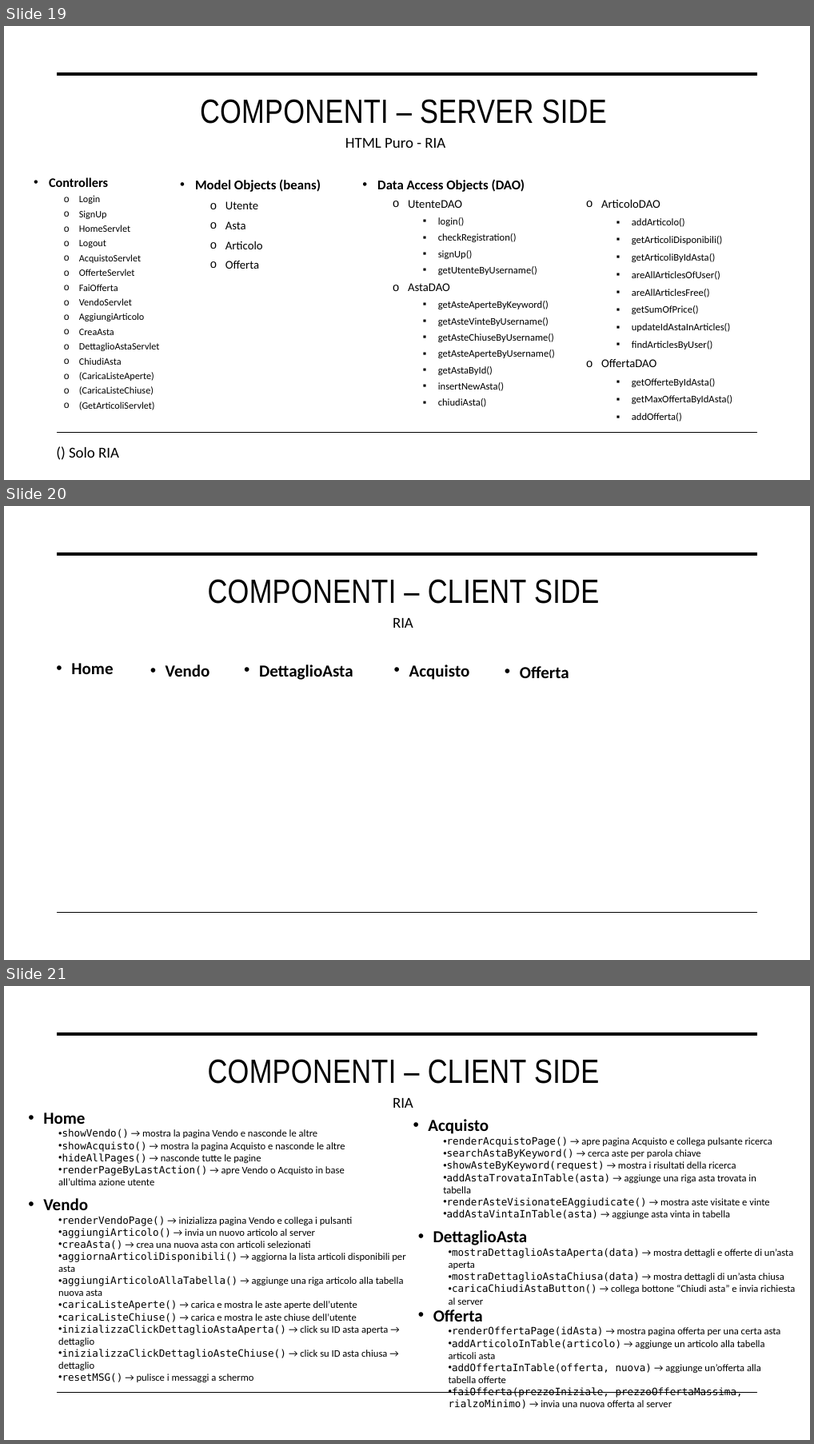
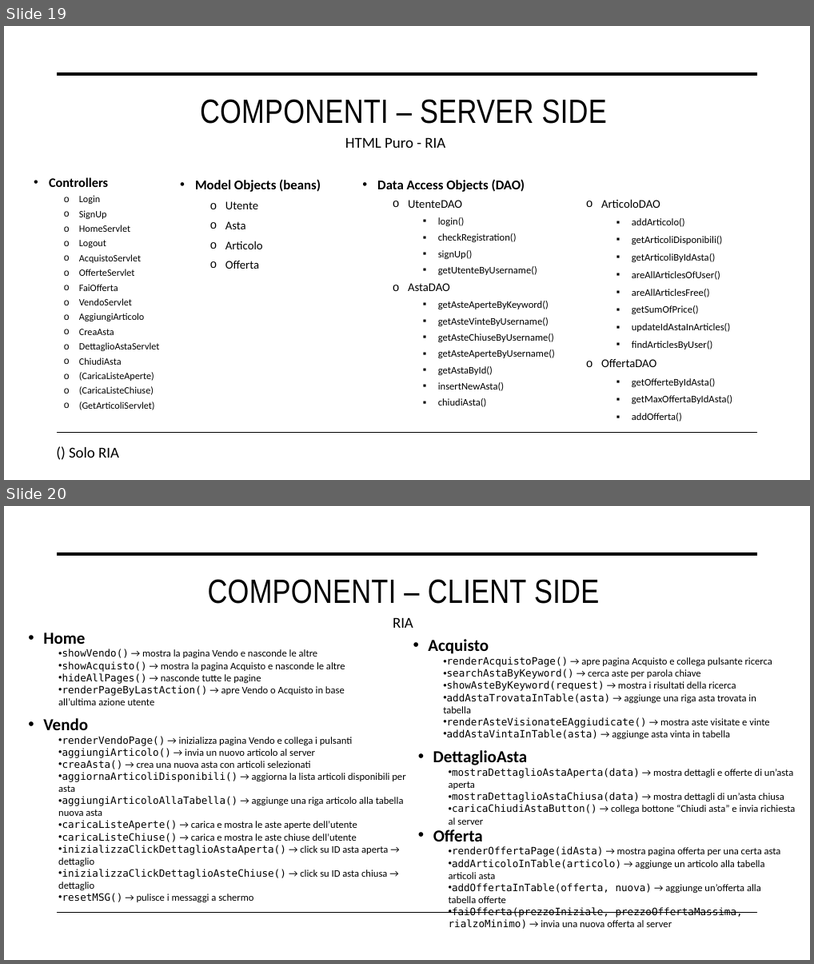
Before and after one commit to nicolospuri/AuctionSystem-Website, a slide deck: deliverables/PresentazioneProgettoTIW.pptx. Shown one above the other, each under a label of ours: slides 19, 20 and 21 before the commit, slides 19 and 20 after it. The pictures are 814x1444 and 814x964 pixels, drawn with LibreOffice and Linux fonts; fonts in the diff are those of the drawing. Boxes give left, top, right and bottom in pixels: in the first picture for what was removed or moved away, otherwise in the second. Text is boxed around its words. In the diff, an @@ line names an element or a change of style, - is before the commit and + after.

Commit message:
minor changes

```diff
--- a/deliverables/PresentazioneProgettoTIW.pptx
+++ b/deliverables/PresentazioneProgettoTIW.pptx
@@ slide 20 removed at [4,506,810,960], background #FFFFFF; not listed: 2 template elements that a slide beside it also shows @@
@@ title removed at [208,579,599,604] @@
-COMPONENTI – CLIENT SIDE
@@ text removed at [393,618,414,628] @@
-RIA
@@ text removed at [71,663,113,674] @@
-• Home
@@ text removed at [166,664,210,676] @@
-• Vendo
@@ text removed at [259,664,354,680] @@
-• DettaglioAsta
@@ text removed at [410,664,470,680] @@
-• Acquisto
@@ text removed at [520,666,570,678] @@
-• Offerta
@@ what was slide 21 is now slide 20 @@
```
